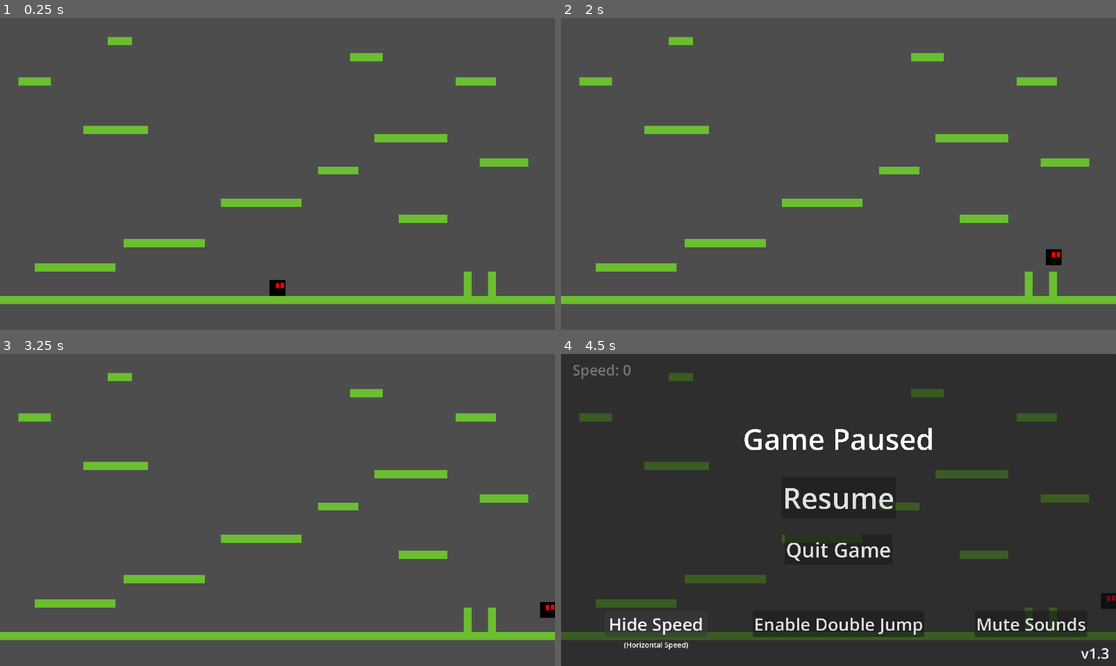
Above: before the commit, frames 1-4 (two rows, left to right).
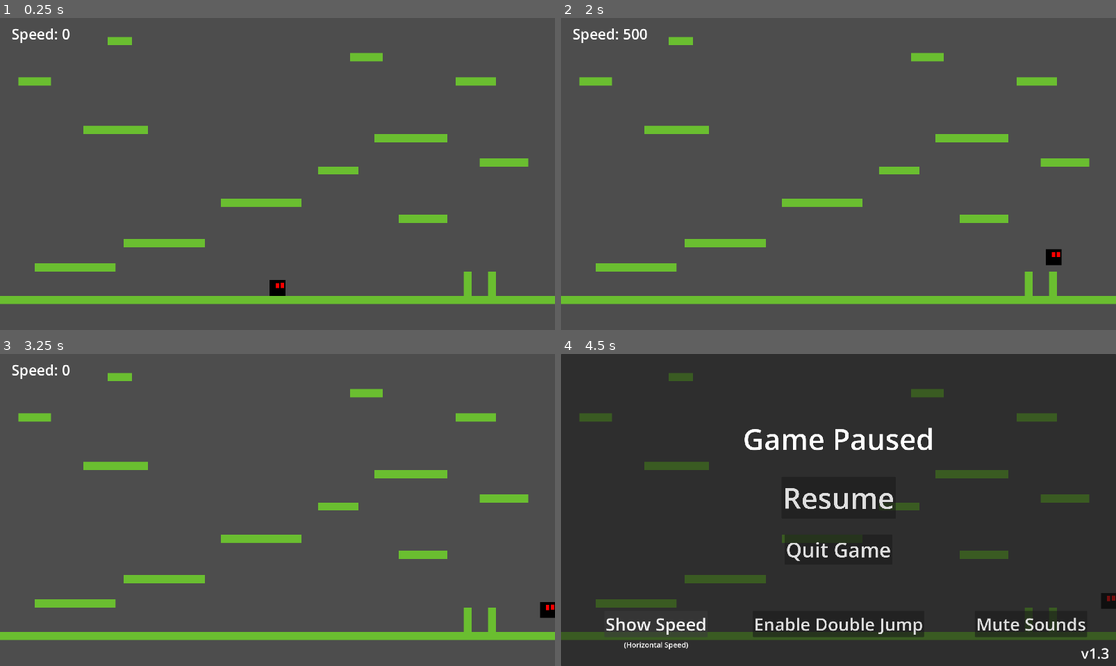
Above: after the commit, the same moments.

Repository: BilgiPasa/2d-platformer-movement-2
Game: Godot game, scene res://Scenes/main_scene.tscn
Two runs of this game, one before a commit and one after it. Both use one fixed random seed, a clock stepped at 60 frames per second and the inputs below.
Inputs (mouse positions are in pixels of both pictures, inside the frame that each line leads up to):
- Up to frame 1 (0.25 s): no input
- Up to frame 2 (2 s): tap Enter at 0.5 s; hold D (move_right) from 0.53 s (still down); tap Space (jump) at 0.6, 0.77, 1.07, 1.35, 1.52, 1.82 s
- Up to frame 3 (3.25 s): release D (move_right) at 2.03 s; hold A (move_left) 2.03-2.78 s; tap Space (jump) at 2.1, 2.85, 3.02 s; hold D (move_right) from 2.78 s (still down)
- Up to frame 4 (4.5 s): tap Space (jump) at 3.32, 3.6, 3.77, 4.07 s; tap Escape (ui_cancel) at 4.15 s; release D (move_right) at 4.25 s; click (655, 625) at 4.25 s, where only the run before the commit has a clickable "Show Speed"

The runs differ from the first frame. In frame 1, 0.2% of the frame differs, in the area x 2-13%, y 3-9%; in frame 2, 0.2%; in frame 3, 0.2%; in frame 4, 0.5%, in the area x 2-27%, y 3-90%.

Commit message:
Enable speed label by default, Update some code, Update some scenes

Diff:
--- a/Scenes/pause_menu.tscn
+++ b/Scenes/pause_menu.tscn
@@ -2,7 +2,7 @@
 
 [ext_resource type="Script" uid="uid://dkqtxxhg30nid" path="res://Scripts/pause_menu.gd" id="1_emv3i"]
 
-[node name="PauseMenu" type="Control" unique_id=1267843331 node_paths=PackedStringArray("resume_button", "show_speed_button", "enable_d_jump_btn", "mute_sounds_btn", "version_label")]
+[node name="PauseMenu" type="Control" unique_id=1267843331 node_paths=PackedStringArray("resume_button", "hide_speed_button", "enable_d_jump_btn", "mute_sounds_btn", "version_label")]
 layout_mode = 3
 anchors_preset = 15
 anchor_right = 1.0
@@ -11,7 +11,7 @@
 grow_vertical = 2
 script = ExtResource("1_emv3i")
 resume_button = NodePath("Panel/ResumeButton")
-show_speed_button = NodePath("Panel/ShowSpeedButton")
+hide_speed_button = NodePath("Panel/HideSpeedButton")
 enable_d_jump_btn = NodePath("Panel/EnableDJumpBtn")
 mute_sounds_btn = NodePath("Panel/MuteSoundsBtn")
 version_label = NodePath("Panel/VersionLabel")
@@ -50,6 +50,8 @@
 offset_bottom = 30.0
 grow_horizontal = 2
 grow_vertical = 2
+focus_neighbor_left = NodePath(".")
+focus_neighbor_right = NodePath(".")
 focus_neighbor_bottom = NodePath("../QuitGameButton")
 focus_next = NodePath("../QuitGameButton")
 theme_override_font_sizes/font_size = 100
@@ -68,14 +70,16 @@
 offset_bottom = 189.0
 grow_horizontal = 2
 grow_vertical = 2
+focus_neighbor_left = NodePath(".")
 focus_neighbor_top = NodePath("../ResumeButton")
+focus_neighbor_right = NodePath(".")
 focus_neighbor_bottom = NodePath("../EnableDJumpBtn")
-focus_next = NodePath("../ShowSpeedButton")
+focus_next = NodePath("../HideSpeedButton")
 focus_previous = NodePath("../ResumeButton")
 theme_override_font_sizes/font_size = 70
 text = "Quit Game"
 
-[node name="ShowSpeedButton" type="Button" parent="Panel" unique_id=345498973]
+[node name="HideSpeedButton" type="Button" parent="Panel" unique_id=345498973]
 layout_mode = 1
 anchors_preset = 2
 anchor_top = 1.0
@@ -90,9 +94,9 @@
 focus_next = NodePath("../EnableDJumpBtn")
 focus_previous = NodePath("../QuitGameButton")
 theme_override_font_sizes/font_size = 60
-text = "Show Speed"
+text = "Hide Speed"
 
-[node name="InfoLabel" type="Label" parent="Panel/ShowSpeedButton" unique_id=1531494073]
+[node name="InfoLabel" type="Label" parent="Panel/HideSpeedButton" unique_id=1531494073]
 layout_mode = 1
 anchors_preset = 7
 anchor_left = 0.5
@@ -121,11 +125,11 @@
 offset_bottom = -100.0
 grow_horizontal = 2
 grow_vertical = 0
-focus_neighbor_left = NodePath("../ShowSpeedButton")
+focus_neighbor_left = NodePath("../HideSpeedButton")
 focus_neighbor_top = NodePath("../QuitGameButton")
 focus_neighbor_right = NodePath("../MuteSoundsBtn")
 focus_next = NodePath("../MuteSoundsBtn")
-focus_previous = NodePath("../ShowSpeedButton")
+focus_previous = NodePath("../HideSpeedButton")
 theme_override_font_sizes/font_size = 60
 text = "Enable Double Jump"
 
@@ -167,6 +171,6 @@
 [connection signal="visibility_changed" from="." to="." method="_on_visibility_changed"]
 [connection signal="pressed" from="Panel/ResumeButton" to="." method="_on_resume_button_pressed"]
 [connection signal="pressed" from="Panel/QuitGameButton" to="." method="_on_quit_game_button_pressed"]
-[connection signal="pressed" from="Panel/ShowSpeedButton" to="." method="_on_show_speed_button_pressed"]
+[connection signal="pressed" from="Panel/HideSpeedButton" to="." method="_on_hide_speed_button_pressed"]
 [connection signal="pressed" from="Panel/EnableDJumpBtn" to="." method="_on_enable_d_jump_btn_pressed"]
 [connection signal="pressed" from="Panel/MuteSoundsBtn" to="." method="_on_mute_sounds_btn_pressed"]
--- a/Scripts/globals.gd
+++ b/Scripts/globals.gd
@@ -2,3 +2,4 @@
 
 var can_double_jump: bool = false
 var sounds_muted: bool = false
+var speed_label_is_hidden: bool = false
--- a/Scripts/main_scene.gd
+++ b/Scripts/main_scene.gd
@@ -6,10 +6,10 @@
 
 func _ready() -> void:
 	process_mode = Node.PROCESS_MODE_ALWAYS
+	speed_label.process_mode = Node.PROCESS_MODE_INHERIT
+	speed_label.show()
 	pause_menu.process_mode = Node.PROCESS_MODE_DISABLED
 	pause_menu.hide()
-	speed_label.process_mode = Node.PROCESS_MODE_DISABLED
-	speed_label.hide()
 	Input.mouse_mode = Input.MOUSE_MODE_CAPTURED
 
 func _input(event) -> void:
@@ -25,19 +25,19 @@
 
 func pause() -> void:
 	get_tree().paused = true
+	speed_label.process_mode = Node.PROCESS_MODE_DISABLED
 	pause_menu.process_mode = Node.PROCESS_MODE_INHERIT
 	pause_menu.show()
-	speed_label.process_mode = Node.PROCESS_MODE_DISABLED
 	Input.mouse_mode = Input.MOUSE_MODE_VISIBLE
 
 func resume() -> void:
 	get_tree().paused = false
-	pause_menu.process_mode = Node.PROCESS_MODE_DISABLED
-	pause_menu.hide()
 
 	if speed_label.visible:
 		speed_label.process_mode = Node.PROCESS_MODE_INHERIT
 
+	pause_menu.process_mode = Node.PROCESS_MODE_DISABLED
+	pause_menu.hide()
 	Input.mouse_mode = Input.MOUSE_MODE_CAPTURED
 
 func _on_pause_menu_resume_game() -> void:
--- a/Scripts/pause_menu.gd
+++ b/Scripts/pause_menu.gd
@@ -5,11 +5,10 @@
 signal hide_speed_lbl
 
 @export var resume_button: Button
-@export var show_speed_button: Button
+@export var hide_speed_button: Button
 @export var enable_d_jump_btn: Button
 @export var mute_sounds_btn: Button
 @export var version_label: Label
-var show_speed_button_is_on: bool = false
 
 func _ready() -> void:
 	version_label.text = "v" + str(ProjectSettings.get_setting("application/config/version"))
@@ -27,15 +26,15 @@
 func quit_game() -> void:
 	get_tree().quit()
 
-func _on_show_speed_button_pressed() -> void:
-	if show_speed_button_is_on: # Hide
-		show_speed_button_is_on = false
+func _on_hide_speed_button_pressed() -> void:
+	if Globals.speed_label_is_hidden: # Show
+		Globals.speed_label_is_hidden = false
+		show_speed_lbl.emit()
+		hide_speed_button.text = "Hide Speed"
+	else: # Hide
+		Globals.speed_label_is_hidden = true
 		hide_speed_lbl.emit()
-		show_speed_button.text = "Show Speed"
-	else: # Show
-		show_speed_button_is_on = true
-		show_speed_lbl.emit()
-		show_speed_button.text = "Hide Speed"
+		hide_speed_button.text = "Show Speed"
 
 func _on_enable_d_jump_btn_pressed() -> void:
 	if Globals.can_double_jump: # Disable
